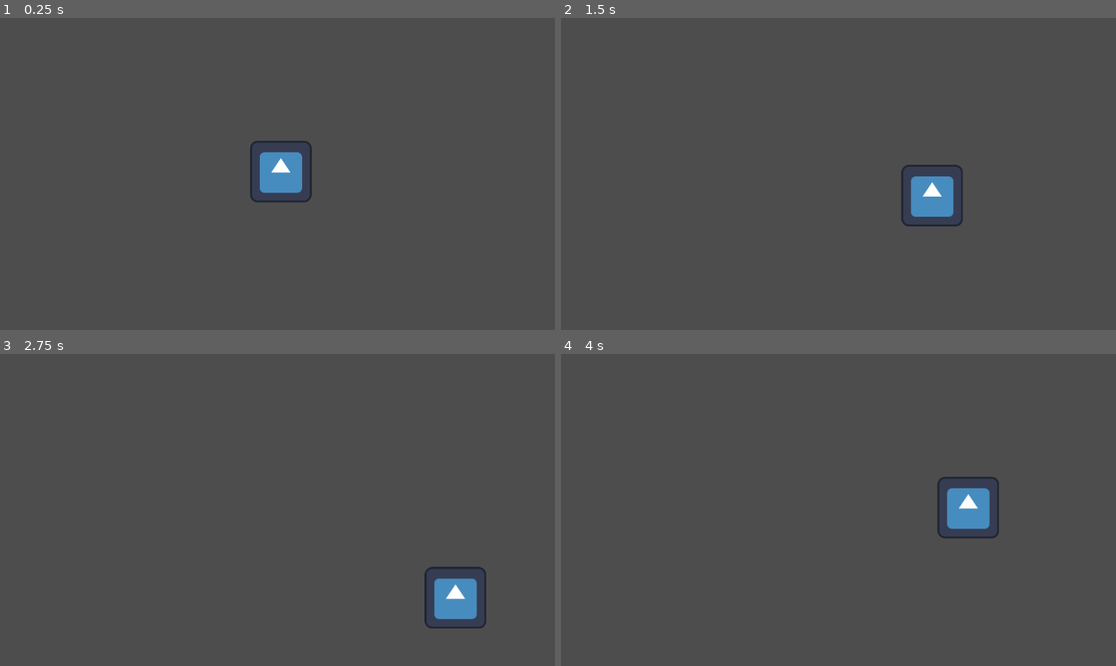
Above: before the commit, frames 1-4 (two rows, left to right).
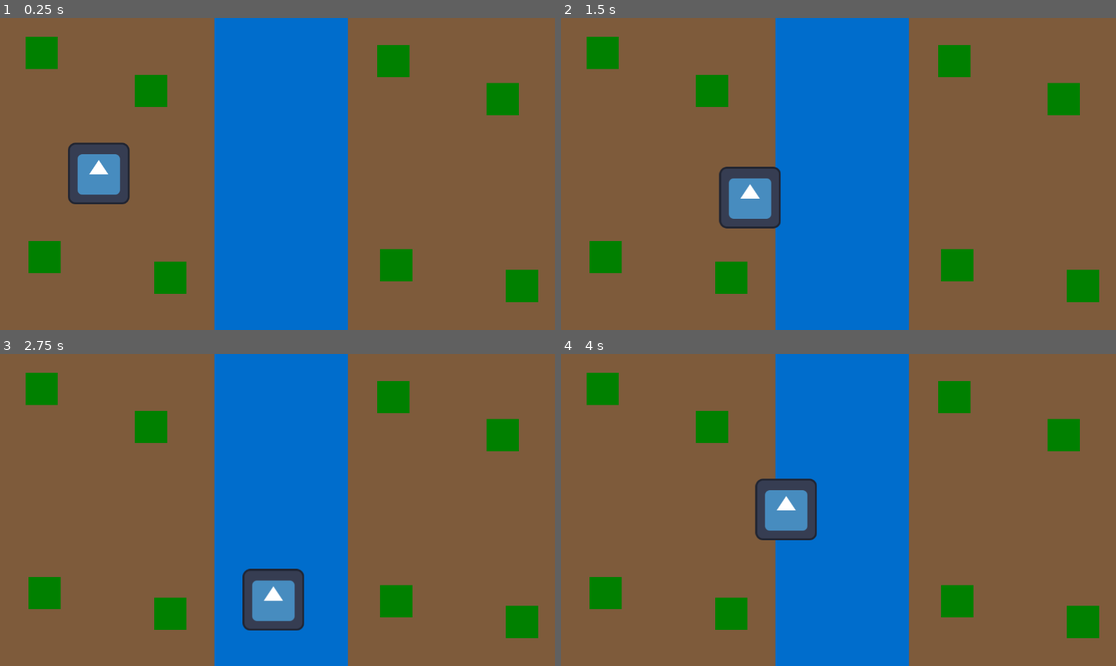
Above: after the commit, the same moments.

Repository: PabloValentin94/Teste_Godot
Game: Godot game, scene res://Index.tscn
The game is run twice, just before and just after one commit, with the same random seed, the same clock (stepped at 60 frames per second) and the same inputs. The engine's default icon, where the game draws it, is replaced by a stand-in: a white triangle on a blue panel in a dark square.
Inputs:
- Up to frame 1 (0.25 s): no input
- Up to frame 2 (1.5 s): tap Enter at 0.5 s; hold Right (ui_right) 0.53-1.28 s; hold Down (ui_down) from 1.28 s (still down)
- Up to frame 3 (2.75 s): release Down (ui_down) at 2.03 s; hold Right (ui_right) from 2.03 s (still down)
- Up to frame 4 (4 s): release Right (ui_right) at 2.78 s; hold Up (ui_up) 2.78-3.53 s; hold Left (ui_left) from 3.53 s (still down)

The runs differ from the first frame. In frame 1, 99% of the frame differs, in the area x 0-100%, y 0-100%; in frame 2, 99%; in frame 3, 99%; in frame 4, 99%.

Commit message:
Desenvolvendo um White Boxing simples.

Diff:
--- a/Index.tscn
+++ b/Index.tscn
@@ -5,7 +5,78 @@
 
 [node name="Index" type="Node2D"]
 
-[node name="Image" type="Sprite2D" parent="."]
-position = Vector2(583, 319)
+[node name="Floor" type="ColorRect" parent="."]
+offset_left = -7.0
+offset_top = -6.0
+offset_right = 1158.0
+offset_bottom = 651.0
+color = Color(0.495881, 0.356449, 0.232831, 1)
+
+[node name="River" type="ColorRect" parent="."]
+offset_left = 722.0
+offset_top = -9.0
+offset_right = 1390.0
+offset_bottom = 268.0
+rotation = 1.57053
+color = Color(0, 0.427451, 0.8, 1)
+
+[node name="Bush" type="ColorRect" parent="."]
+offset_left = 53.0
+offset_top = 39.0
+offset_right = 120.0
+offset_bottom = 106.0
+color = Color(0, 0.501961, 0, 1)
+
+[node name="Bush2" type="ColorRect" parent="."]
+offset_left = 280.0
+offset_top = 118.0
+offset_right = 347.0
+offset_bottom = 185.0
+color = Color(0, 0.501961, 0, 1)
+
+[node name="Bush3" type="ColorRect" parent="."]
+offset_left = 320.0
+offset_top = 506.0
+offset_right = 387.0
+offset_bottom = 573.0
+color = Color(0, 0.501961, 0, 1)
+
+[node name="Bush4" type="ColorRect" parent="."]
+offset_left = 59.0
+offset_top = 463.0
+offset_right = 126.0
+offset_bottom = 530.0
+color = Color(0, 0.501961, 0, 1)
+
+[node name="Bush5" type="ColorRect" parent="."]
+offset_left = 783.0
+offset_top = 56.0
+offset_right = 850.0
+offset_bottom = 123.0
+color = Color(0, 0.501961, 0, 1)
+
+[node name="Bush6" type="ColorRect" parent="."]
+offset_left = 1010.0
+offset_top = 135.0
+offset_right = 1077.0
+offset_bottom = 202.0
+color = Color(0, 0.501961, 0, 1)
+
+[node name="Bush7" type="ColorRect" parent="."]
+offset_left = 1050.0
+offset_top = 523.0
+offset_right = 1117.0
+offset_bottom = 590.0
+color = Color(0, 0.501961, 0, 1)
+
+[node name="Bush8" type="ColorRect" parent="."]
+offset_left = 789.0
+offset_top = 480.0
+offset_right = 856.0
+offset_bottom = 547.0
+color = Color(0, 0.501961, 0, 1)
+
+[node name="Player" type="Sprite2D" parent="."]
+position = Vector2(205, 323)
 texture = ExtResource("1_s5c2v")
 script = ExtResource("2_y7dkl")
